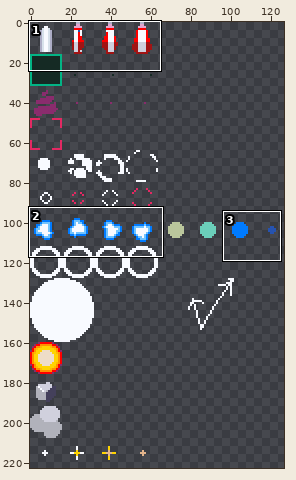
Sprite sheet -- src/resource/img/bulletPattern.png. Above, an overview of the earlier version with the close-up marked.
Close-up. Old version:
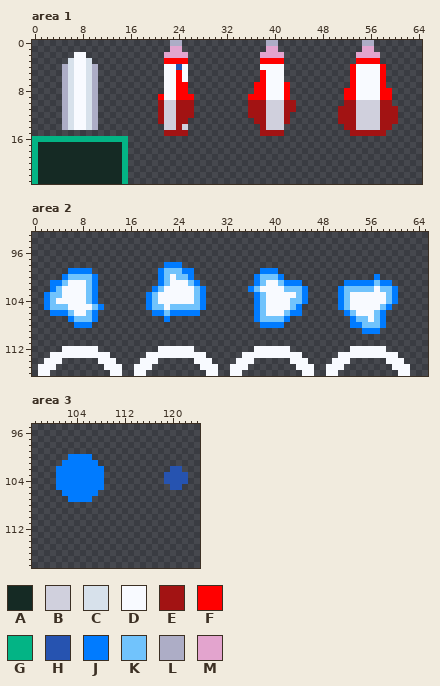
The file is 128x256 pixels. Shown: area 1: x 0..64, y 0..23; area 2: x 0..65, y 93..116; area 3: x 97..124, y 95..118. The wide view leaves out empty margins. The commit also changed other parts of the picture, which this record leaves out.
Palette (. is transparent): A #152a24  B #d0d0dd  C #d7e1eb  D #f8faff  E #a21313  F #ff0000  G #03b485  H #2653b0  J #007bff  K #71c3fc  L #adadc6  M #e3a4ce
And afterwards:
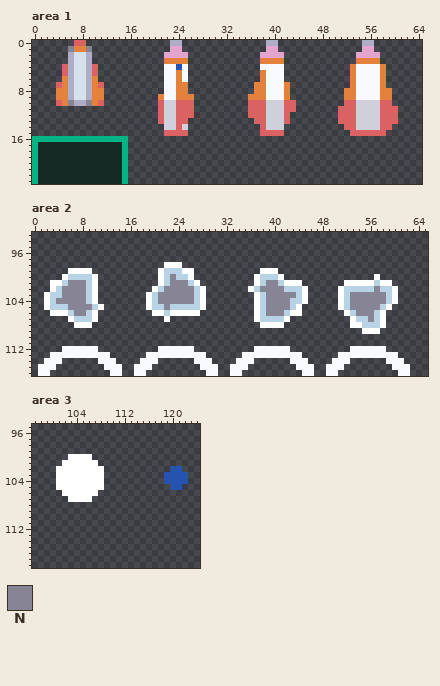
Colours new in this view: N #878496
Change:
{"colour":"E","old":"#a21313","new":"#da6262"}
{"colour":"F","old":"#ff0000","new":"#e3813d"}
{"colour":"J","old":"#007bff","new":"#ffffff"}
{"colour":"K","old":"#71c3fc","new":"#b8d3e6"}
{"where": "area 1"}
{"y":0,"x":7,"old":"..","new":"EE"}
{"y":1,"x":6,"old":"....","new":"NFFN"}
{"y":2,"x":6,"old":".DD.","new":"LCCL"}
{"y":3,"x":6,"old":"CDDC","new":"LCCL"}
{"y":4,"x":5,"old":"LCDDCL","new":"ELCCLE"}
{"y":5,"x":5,"old":"LCDDCL","new":"ELCCLE"}
{"y":6,"x":5,"old":"LCDDCL","new":"FLCCLF"}
{"y":7,"x":4,"old":".LCDDCL.","new":"EFLCCLFE"}
{"y":8,"x":4,"old":".LCDDCL.","new":"FFLCCLFF"}
{"y":9,"x":4,"old":".LCDDCL.","new":"FFLCCLFF"}
{"y":10,"x":4,"old":".LCDDCL.","new":"EFNLLNFE"}
{"y":11,"x":5,"old":"LCDDCL","new":"......"}
{"y":12,"x":5,"old":"LCDDCL","new":"......"}
{"y":13,"x":5,"old":"LCDDCL","new":"......"}
{"y":14,"x":5,"old":"LCDDCL","new":"......"}
{"where": "area 2"}
{"y":100,"x":23,"old":"D","new":"N"}
{"y":101,"x":6,"old":"DDD","new":"NNN"}
{"y":101,"x":23,"old":"DDD","new":"NNN"}
{"y":101,"x":39,"old":"DD","new":"NN"}
{"y":102,"x":5,"old":"DDDD","new":"NNNN"}
{"y":102,"x":22,"old":"DDDDD","new":"NNNNN"}
{"y":102,"x":38,"old":"DDDD","new":"NNNN"}
{"y":102,"x":57,"old":"D","new":"N"}
{"y":103,"x":5,"old":"DDDD","new":"NNNN"}
{"y":103,"x":21,"old":"DDDDDD","new":"NNNNNN"}
{"y":103,"x":39,"old":"DDDDD","new":"NNNNN"}
{"y":103,"x":53,"old":"DDDDDD","new":"NNNNNN"}
{"y":104,"x":4,"old":"DDDDD","new":"NNNNN"}
{"y":104,"x":21,"old":"DDDDDD","new":"NNNNNN"}
{"y":104,"x":39,"old":"DDDD","new":"NNNN"}
{"y":104,"x":53,"old":"DDDDDD","new":"NNNNNN"}
{"y":105,"x":6,"old":"DDDD","new":"NNNN"}
{"y":105,"x":22,"old":"D","new":"N"}
{"y":105,"x":39,"old":"DDDD","new":"NNNN"}
{"y":105,"x":53,"old":"DDDDD","new":"NNNNN"}
{"y":106,"x":7,"old":"DD","new":"NN"}
{"y":106,"x":39,"old":"DDD","new":"NNN"}
{"y":106,"x":54,"old":"DDD","new":"NNN"}
{"y":107,"x":56,"old":"D","new":"N"}
